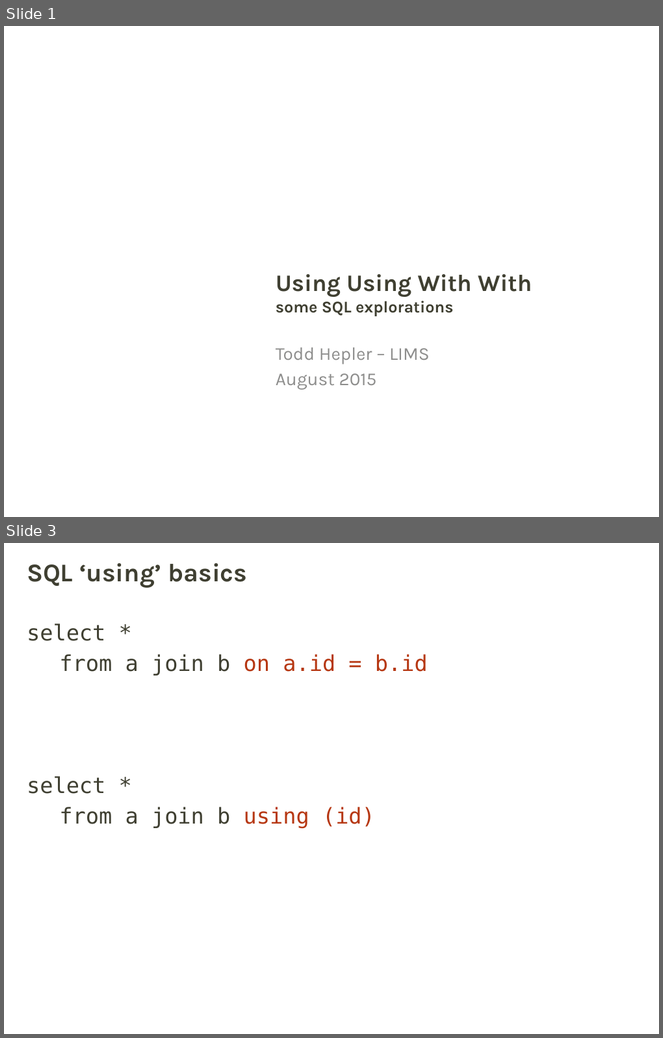
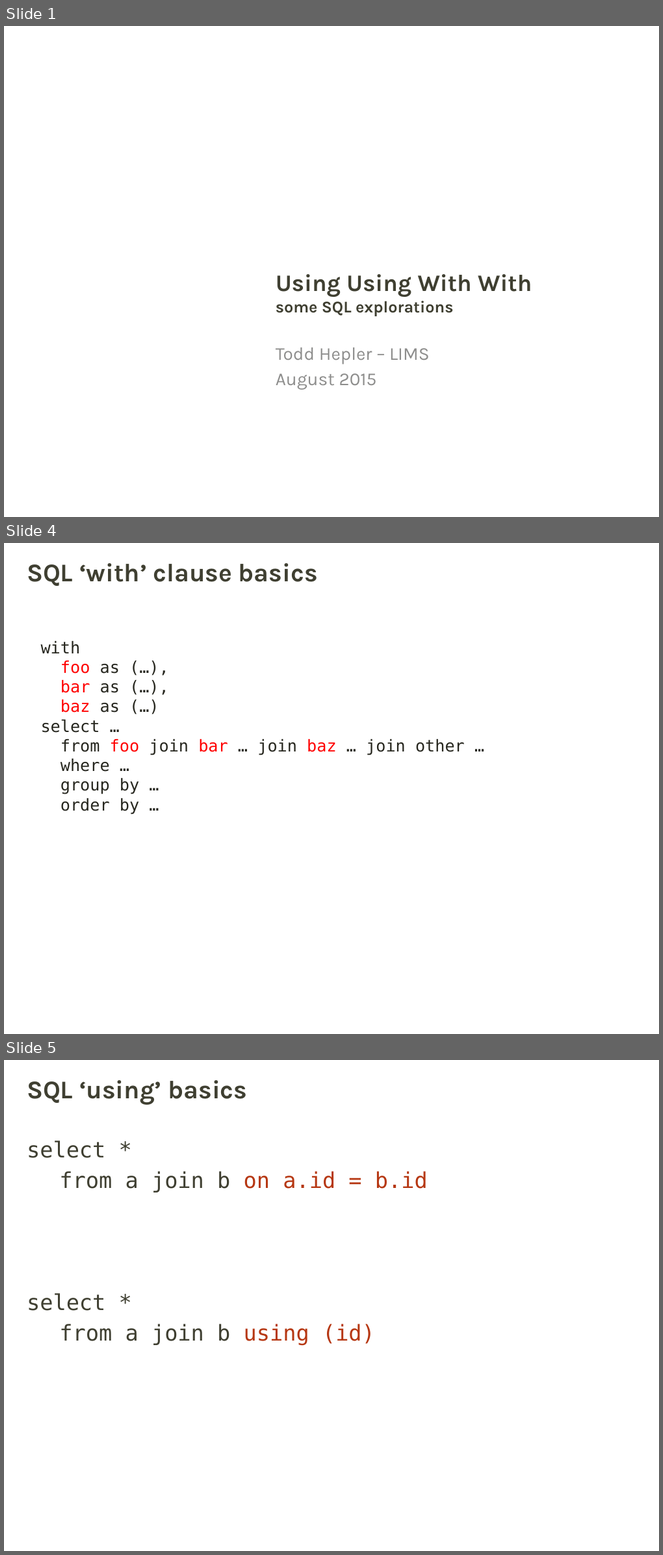
Before and after one commit to thepler/using-using-with-with, a slide deck: using-using-with-with.pptx. Shown one above the other, each under a label of ours: slides 1 and 3 before the commit, slides 1, 4 and 5 after it; the slides between them are not shown. The pictures are 663x1038 and 663x1555 pixels, drawn with LibreOffice and Linux fonts; fonts in the diff are those of the drawing; background and template pictures are left out. Boxes give left, top, right and bottom in pixels: in the first picture for what was removed or moved away, otherwise in the second. Text is boxed around its words. In the diff, an @@ line names an element or a change of style, - is before the commit and + after.

```diff
--- a/using-using-with-with.pptx
+++ b/using-using-with-with.pptx
@@ slide 4 added at [4,543,659,1034], background picture (left out) @@
@@ title added at [27,563,318,586], 28 pt, text #3F3F32, bold @@
+SQL ‘with’ clause basics
@@ text added at [41,641,465,815], 18 pt, text #26261E @@
+with
+foo as (…),
+bar as (…),
+baz as (…)
+select …
+from foo join bar … join baz … join other …
+where …
+group by …
+order by …
@@ what was slide 3 is now slide 5 @@
```
Also in this commit, not shown: 1 slide changed, 1 other slide added.
